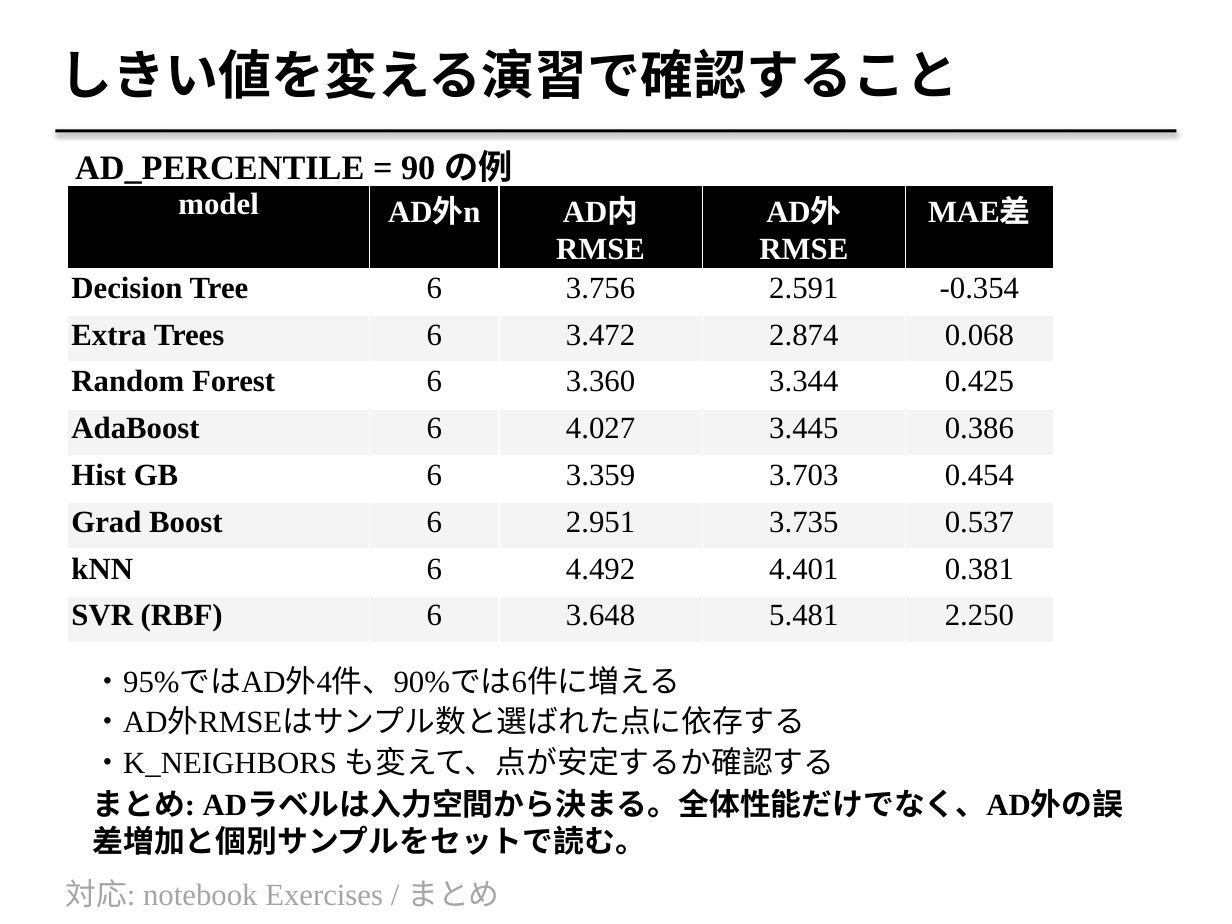
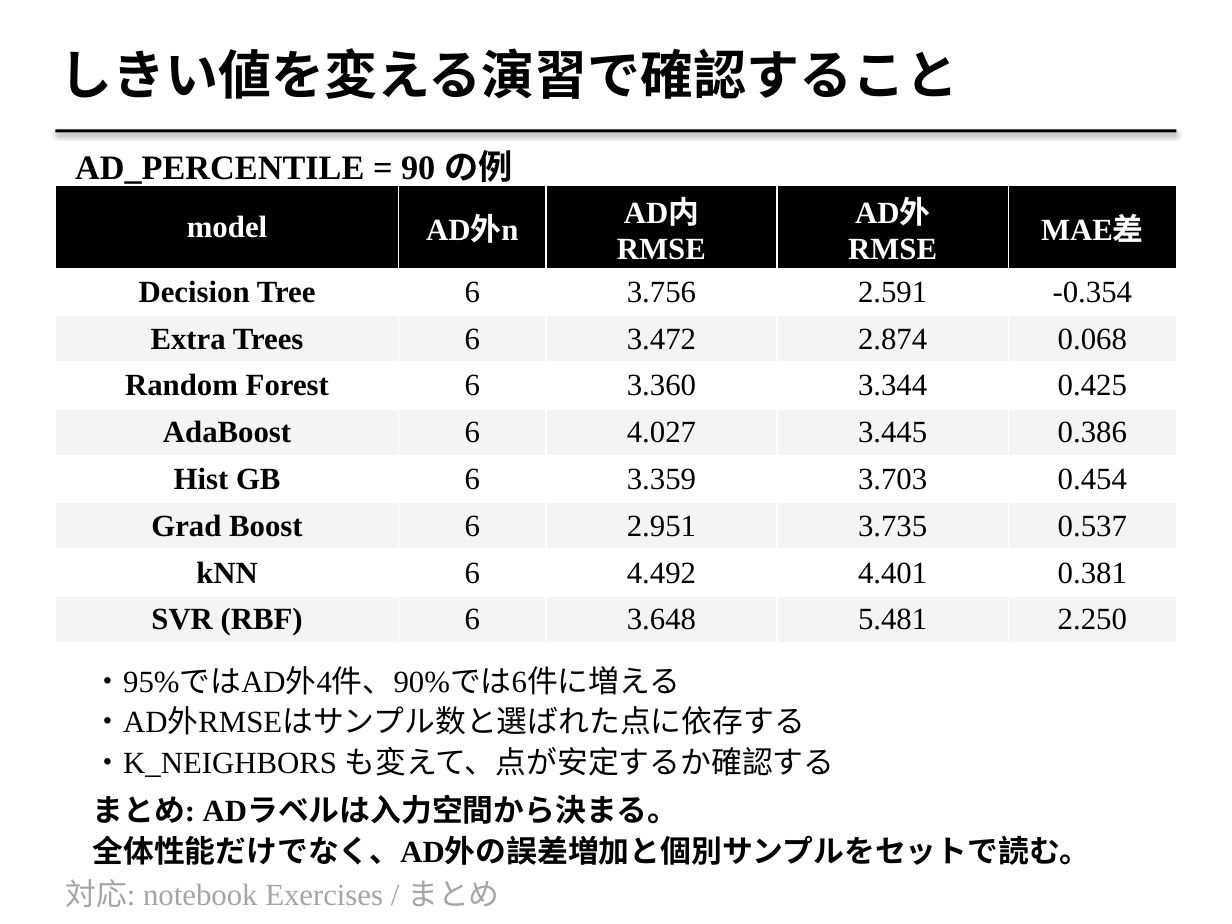
Before and after one commit to fukumoto-riku/python_seminar, a slide deck: slide 12 of lesson_7/applicability-domain_model-comparison_supplement_2026_07_07.pptx. Drawn at 1232x924 pixels with LibreOffice and Linux fonts; fonts in the diff are those of the drawing. Boxes give left, top, right and bottom in pixels: in the first picture for what was removed or moved away, otherwise in the second. Text is boxed around its words. In the diff, an @@ line names an element or a change of style, - is before the commit and + after.

```diff
--- a/lesson_7/applicability-domain_model-comparison_supplement_2026_07_07.pptx
+++ b/lesson_7/applicability-domain_model-comparison_supplement_2026_07_07.pptx
@@ table at (x1=55, y1=185, x2=1177, y2=639) @@
@@ alignment left to centre @@
@@ table resized from (x1=68, y1=185, x2=1053, y2=636) to (x1=55, y1=185, x2=1177, y2=639) @@
@@ text at (x1=92, y1=796, x2=1090, y2=865): text changed @@
-まとめ: ADラベルは入力空間から決まる。全体性能だけでなく、AD外の誤差増加と個別サンプルをセットで読む。
+まとめ: ADラベルは入力空間から決まる。
+全体性能だけでなく、AD外の誤差増加と個別サンプルをセットで読む。
```
Also in this commit, not shown: 10 other slides changed, 3 other files.
